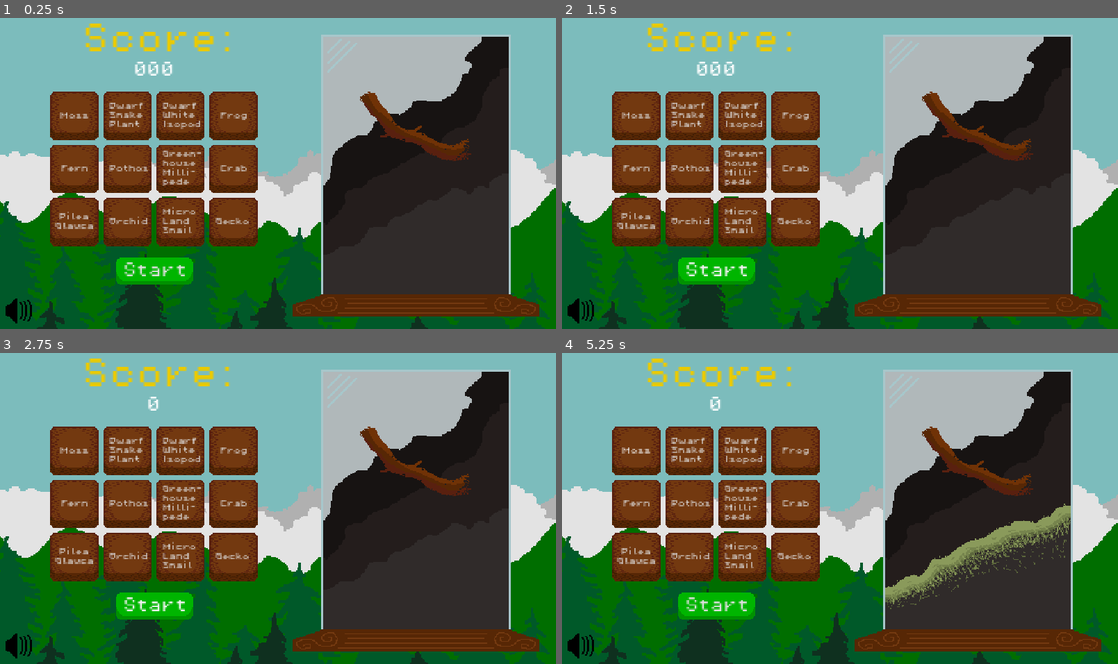
Above: before the commit, frames 1-4 (two rows, left to right).
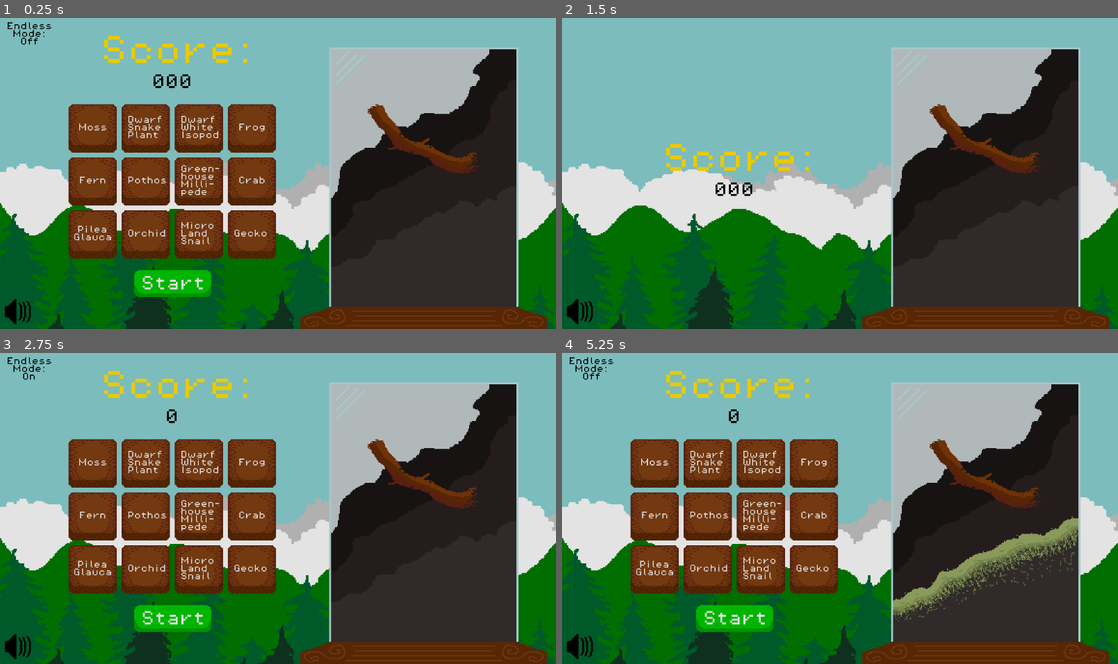
Above: after the commit, the same moments.

Repository: AdamOravecz1/GameJam2025
Game: Godot game, scene res://Scenes/main.tscn
Two runs of this game, one before a commit and one after it. Both use one fixed random seed, a clock stepped at 60 frames per second and the inputs below.
Inputs (mouse positions are in pixels of both pictures, inside the frame that each line leads up to):
- Up to frame 1 (0.25 s): no input
- Up to frame 2 (1.5 s): click "Start" at 0.5 s; click (717, 269) at 1.25 s, where only the run before the commit has a clickable "Start"
- Up to frame 3 (2.75 s): click (27, 368) at 2 s, where only the run after the commit has a clickable "Endless Mode: Off"
- Up to frame 4 (5.25 s): click (589, 368) at 2.75 s, where only the run after the commit has a clickable "Endless Mode: On"; click (589, 368) at 3.5 s, where only the run after the commit has a clickable "Endless Mode: Off"; click (589, 368) at 4.25 s, where only the run after the commit has a clickable "Endless Mode: On"; click "Moss" at 5 s

The runs differ from the first frame. In frame 1, 37% of the frame differs, in the area x 0-100%, y 1-100%; in frame 2, 37%; in frame 3, 37%; in frame 4, 40%.

Commit message:
endless mode

Diff:
--- a/Scenes/main.tscn
+++ b/Scenes/main.tscn
@@ -84,6 +84,16 @@
 
 [sub_resource type="StyleBoxEmpty" id="StyleBoxEmpty_163jx"]
 
+[sub_resource type="StyleBoxEmpty" id="StyleBoxEmpty_esbyi"]
+
+[sub_resource type="StyleBoxEmpty" id="StyleBoxEmpty_r785n"]
+
+[sub_resource type="StyleBoxEmpty" id="StyleBoxEmpty_pr1mr"]
+
+[sub_resource type="StyleBoxEmpty" id="StyleBoxEmpty_8ftd4"]
+
+[sub_resource type="StyleBoxEmpty" id="StyleBoxEmpty_2447j"]
+
 [node name="Main" type="Node2D" groups=["Main"]]
 y_sort_enabled = true
 script = ExtResource("1_u4m1k")
@@ -396,7 +406,7 @@
 y_sort_enabled = true
 
 [node name="Camera2D" type="Camera2D" parent="."]
-position = Vector2(-143, 45)
+position = Vector2(-151, 32)
 zoom = Vector2(2, 2)
 
 [node name="Stand" type="Sprite2D" parent="."]
@@ -404,7 +414,7 @@
 texture = ExtResource("41_go4eq")
 
 [node name="Buttons" type="Node2D" parent="."]
-position = Vector2(-379, 16)
+position = Vector2(-368, 16)
 
 [node name="SmallPlants" type="Node2D" parent="Buttons"]
 
@@ -542,10 +552,10 @@
 bus = &"SFX"
 
 [node name="Sound" type="Button" parent="."]
-offset_left = -428.0
-offset_top = 172.0
-offset_right = -396.0
-offset_bottom = 204.0
+offset_left = -437.0
+offset_top = 160.0
+offset_right = -405.0
+offset_bottom = 192.0
 theme_type_variation = &"FlatButton"
 theme_override_styles/normal = SubResource("StyleBoxEmpty_ruxel")
 theme_override_styles/hover = SubResource("StyleBoxEmpty_2km3s")
@@ -556,9 +566,9 @@
 icon = ExtResource("44_arqud")
 
 [node name="ScoreLabel" type="Label" parent="."]
-offset_left = -346.0
+offset_left = -335.0
 offset_top = -110.0
-offset_right = -186.0
+offset_right = -175.0
 offset_bottom = -78.0
 theme_override_colors/font_color = Color(0.917647, 0.792157, 0, 1)
 theme_override_fonts/font = ExtResource("45_xrfuq")
@@ -566,22 +576,57 @@
 text = "Score:"
 
 [node name="Score" type="Label" parent="."]
-offset_left = -293.0
+offset_left = -282.0
 offset_top = -70.0
-offset_right = -251.0
+offset_right = -240.0
 offset_bottom = -47.0
+theme_override_colors/font_color = Color(0, 0, 0, 1)
 theme_override_fonts/font = ExtResource("45_xrfuq")
 text = "000"
 horizontal_alignment = 1
 
 [node name="Start" type="Button" parent="."]
-offset_left = -311.0
+offset_left = -300.0
 offset_top = 133.0
-offset_right = -231.0
+offset_right = -220.0
 offset_bottom = 161.0
 theme = ExtResource("46_fuqrg")
 theme_type_variation = &"FlatButton"
 text = "Start"
+
+[node name="NewGame" type="Button" parent="."]
+visible = false
+custom_minimum_size = Vector2(80, 28)
+offset_left = -317.0
+offset_top = 133.0
+offset_right = -203.0
+offset_bottom = 161.0
+theme = ExtResource("46_fuqrg")
+text = "New Game"
+
+[node name="EndlessMode" type="Button" parent="."]
+offset_left = -436.0
+offset_top = -128.0
+offset_right = -381.0
+offset_bottom = -96.0
+theme_override_colors/font_color = Color(0, 0, 0, 1)
+theme_override_colors/font_pressed_color = Color(0, 0, 0, 1)
+theme_override_colors/font_hover_color = Color(0, 0, 0, 1)
+theme_override_colors/font_focus_color = Color(0, 0, 0, 1)
+theme_override_colors/font_hover_pressed_color = Color(0, 0, 0, 1)
+theme_override_colors/font_disabled_color = Color(0, 0, 0, 1)
+theme_override_colors/font_outline_color = Color(0, 0, 0, 1)
+theme_override_fonts/font = ExtResource("45_xrfuq")
+theme_override_font_sizes/font_size = 8
+theme_override_styles/normal = SubResource("StyleBoxEmpty_esbyi")
+theme_override_styles/hover = SubResource("StyleBoxEmpty_r785n")
+theme_override_styles/pressed = SubResource("StyleBoxEmpty_pr1mr")
+theme_override_styles/disabled = SubResource("StyleBoxEmpty_8ftd4")
+theme_override_styles/focus = SubResource("StyleBoxEmpty_2447j")
+toggle_mode = true
+text = "Endless
+Mode:
+Off"
 
 [connection signal="pressed" from="Buttons/SmallPlants/MossButton" to="." method="_on_moss_button_pressed"]
 [connection signal="pressed" from="Buttons/SmallPlants/FernButton" to="." method="_on_fern_button_pressed"]
@@ -599,3 +644,5 @@
 [connection signal="timeout" from="Timer" to="." method="_on_timer_timeout"]
 [connection signal="pressed" from="Sound" to="." method="_on_sound_pressed"]
 [connection signal="pressed" from="Start" to="." method="_on_start_pressed"]
+[connection signal="pressed" from="NewGame" to="." method="_on_new_game_pressed"]
+[connection signal="pressed" from="EndlessMode" to="." method="_on_endless_mode_pressed"]
--- a/Scripts/main.gd
+++ b/Scripts/main.gd
@@ -12,6 +12,7 @@
 @export var sound_on = preload("res://Sprites/SoundOn.png")
 
 var sound = true
+var endless_mode = false
 
 var found_food = false
 var type_to_eat = 0
@@ -26,8 +27,8 @@
 	"name" = "Moss",
 	"live" = 0,
 	"dead" = 0,
-	"status" = 0,
-	"showing" = 0.0,
+	"status" = 0.0,
+	"showing" = 0,
 	"growing_strength" = 1.0,
 	"rot_rate" = -10,
 	"hunger" = 1.0,
@@ -39,8 +40,8 @@
 	"name" = "Fern",
 	"live" = 0,
 	"dead" = 0,
-	"status" = 0,
-	"showing" = 0.0,
+	"status" = 0.0,
+	"showing" = 0,
 	"growing_strength" = 0.7,
 	"rot_rate" = -8,
 	"hunger" = 0.7,
@@ -52,8 +53,8 @@
 	"name" = "PileaGlauca",
 	"live" = 0,
 	"dead" = 0,
-	"status" = 0,
-	"showing" = 0.0,
+	"status" = 0.0,
+	"showing" = 0,
 	"growing_strength" = 0.5,
 	"rot_rate" = -5,
 	"hunger" = 0.5,
@@ -65,8 +66,8 @@
 	"name" = "Orchid",
 	"live" = 0,
 	"dead" = 0,
-	"status" = 0,
-	"showing" = 0.0,
+	"status" = 0.0,
+	"showing" = 0,
 	"growing_strength" = 0.5,
 	"rot_rate" = -10,
 	"hunger" = 1.0,
@@ -77,8 +78,8 @@
 	"name" = "Pothos",
 	"live" = 0,
 	"dead" = 0,
-	"status" = 0,
-	"showing" = 0.0,
+	"status" = 0.0,
+	"showing" = 0,
 	"growing_strength" = 0.8,
 	"rot_rate" = -15,
 	"hunger" = 1.5,
@@ -90,8 +91,8 @@
 	"name" = "DwarfSnakePlant",
 	"live" = 0,
 	"dead" = 0,
-	"status" = 0,
-	"showing" = 0.0,
+	"status" = 0.0,
+	"showing" = 0,
 	"growing_strength" = 1.0,
 	"rot_rate" = -20,
 	"hunger" = 2.0,
@@ -132,6 +133,7 @@
 }
 
 func _ready():
+	#DisplayServer.window_set_mode(DisplayServer.WINDOW_MODE_FULLSCREEN)
 	Engine.time_scale = 0
 	$Sound.icon = sound_on
 
@@ -275,10 +277,7 @@
 	print("fertilizer: ", fertilizer)
 	#print("plant_material: ", plant_material)
 	if restart_game:
-		plant_material = 0
-		fertilizer = 30
-		Engine.time_scale = 0
-		score = 0
+		new_game()
 
 	$Score.text = str(score)
 
@@ -390,3 +389,62 @@
 
 func _on_start_pressed():
 	Engine.time_scale = 1
+	$EndlessMode.hide()
+	if not endless_mode:
+		$Buttons.hide()
+		$ScoreLabel.position.y = 2
+		$Score.position.y = 42
+		$Start.hide()
+	if endless_mode:
+		$NewGame.show()
+		$Start.hide()
+
+func new_game():
+	$NewGame.hide()
+	$EndlessMode.show()
+	$Start.show()
+	if not endless_mode:
+		$ScoreLabel.position.y = -110
+		$Score.position.y = -70
+		$Buttons.show()
+
+	plant_material = 0
+	fertilizer = 30
+	Engine.time_scale = 0
+	score = 0
+	$Score.text = str(score)
+
+
+func _on_endless_mode_pressed():
+	if $EndlessMode.button_pressed:
+		$EndlessMode.text = "Endless\nMode:\nOn"
+		endless_mode = true
+	else:
+		$EndlessMode.text = "Endless\nMode:\nOff"
+		endless_mode = false
+
+
+func _on_new_game_pressed():
+
+	$Start.show()
+	new_game()
+	big_animal_present = null
+	for plant in plants:
+		plant["live"] = 0
+		plant["dead"] = 0
+		plant["status"] = 0.0
+	for animals in $Animals.get_children():
+		for animal in animals.get_children():
+			animal.queue_free()
+	for plant in $Moss.get_children():
+		plant.hide()
+	for plant in $Fern.get_children():
+		plant.hide()
+	for plant in $PileaGlauca.get_children():
+		plant.hide()
+	for plant in $Orchid.get_children():
+		plant.hide()
+	for plant in $Pothos.get_children():
+		plant.hide()
+	for plant in $DwarfSnakePlant.get_children():
+		plant.hide()
--- a/project.godot
+++ b/project.godot
@@ -17,7 +17,7 @@
 
 [display]
 
-window/stretch/mode="canvas_items"
+window/stretch/mode="viewport"
 
 [rendering]
 
Not shown: 1 places in Scenes/main.tscn that only renumber resources
